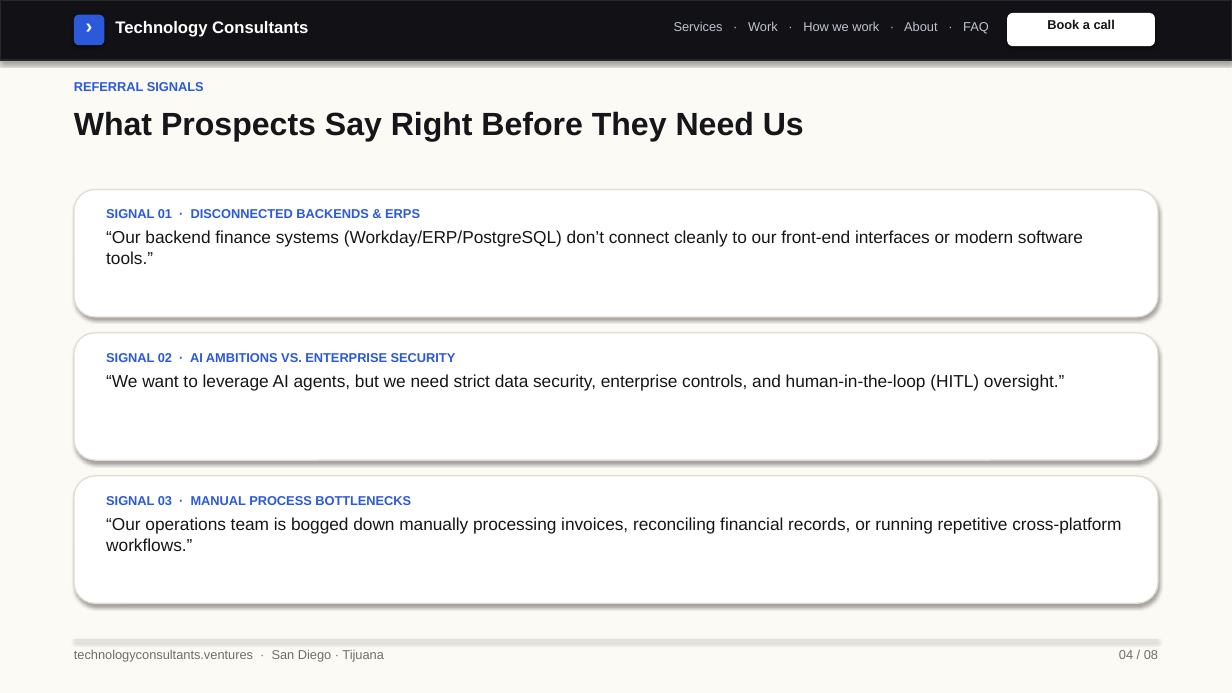
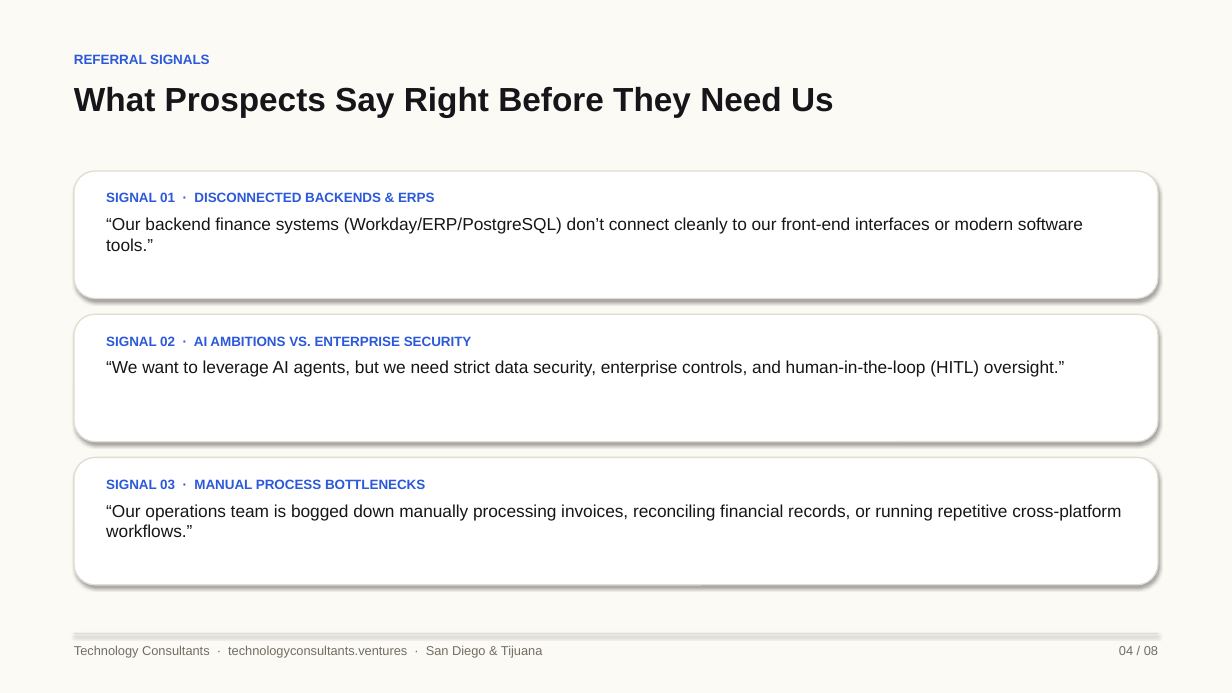
Before and after one commit to rguido198/TechnologyConsultantsVentures, a slide deck: slide 4 of Technology_Consultants_Who_to_Send_My_Way.pptx. Drawn at 1232x693 pixels with LibreOffice and Linux fonts; fonts in the diff are those of the drawing. Boxes give left, top, right and bottom in pixels: in the first picture for what was removed or moved away, otherwise in the second. Text is boxed around its words. In the diff, an @@ line names an element or a change of style, - is before the commit and + after.

Commit message:
Remove web navigation header bar from PPTX decks and fix slide vertical spacing, card proportions, and typography scale

```diff
--- a/Technology_Consultants_Who_to_Send_My_Way.pptx
+++ b/Technology_Consultants_Who_to_Send_My_Way.pptx
@@ rectangle removed at box(0, 0, 1232, 60) @@
@@ rounded rectangle removed at box(74, 15, 104, 45) @@
@@ text removed at box(74, 13, 104, 43) @@
-›
@@ text removed at box(115, 21, 308, 37) @@
-Technology Consultants
@@ text removed at box(674, 21, 989, 34) @@
-Services · Work · How we work · About · FAQ
@@ rounded rectangle removed at box(1007, 13, 1155, 46) @@
@@ text removed at box(1047, 19, 1115, 29) @@
-Book a call
@@ text "REFERRAL SIGNALS": place and size @@
-text "REFERRAL SIGNALS" at box(74, 82, 204, 91)
+text "REFERRAL SIGNALS" at box(74, 54, 210, 64)
@@ text "REFERRAL SIGNALS" at box(74, 54, 210, 64): size 10 to 10.5 pt @@
@@ text "What Prospects Say Right Before ...": place and size @@
-text "What Prospects Say Right Before ..." at box(74, 111, 804, 142)
+text "What Prospects Say Right Before ..." at box(74, 87, 834, 118)
@@ text "What Prospects Say Right Before ..." at box(74, 87, 834, 118): size 25 to 26 pt @@
@@ 3 texts: place and size @@
-3 texts at box(106, 209, 1121, 551)
+3 texts at box(106, 192, 1121, 537)
@@ text at box(106, 192, 434, 202): size 10 to 10.5 pt in "SIGNAL 01 · DISCONNECTED BACKENDS & ERPS"; more space between paragraphs @@
@@ text at box(106, 336, 472, 346): size 10 to 10.5 pt in "SIGNAL 02 · AI AMBITIONS VS. ENTERPRISE ..."; more space between paragraphs @@
@@ 3 rounded rectangles: place and size @@
-3 rounded rectangles at box(74, 189, 1158, 604)
+3 rounded rectangles at box(74, 171, 1158, 585)
@@ text at box(106, 479, 425, 489): size 10 to 10.5 pt in "SIGNAL 03 · MANUAL PROCESS BOTTLENECKS"; more space between paragraphs @@
@@ rectangle: place and size @@
-rectangle at box(74, 640, 1158, 640)
+rectangle at box(74, 633, 1158, 634)
@@ text at box(74, 645, 542, 657): text changed @@
-technologyconsultants.ventures · San Diego · Tijuana
+Technology Consultants · technologyconsultants.ventures · San Diego & Tijuana
@@ text "04 / 08": place and size @@
-text "04 / 08" at box(1119, 650, 1158, 659)
+text "04 / 08" at box(1119, 646, 1158, 655)
```
Also in this commit, not shown: 7 other slides changed, 1 other file.
